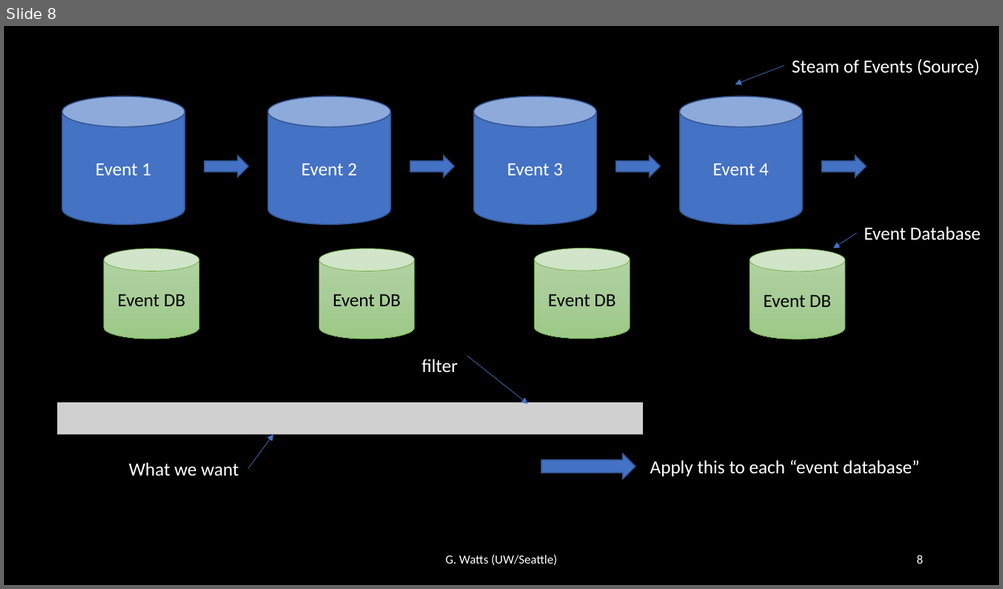
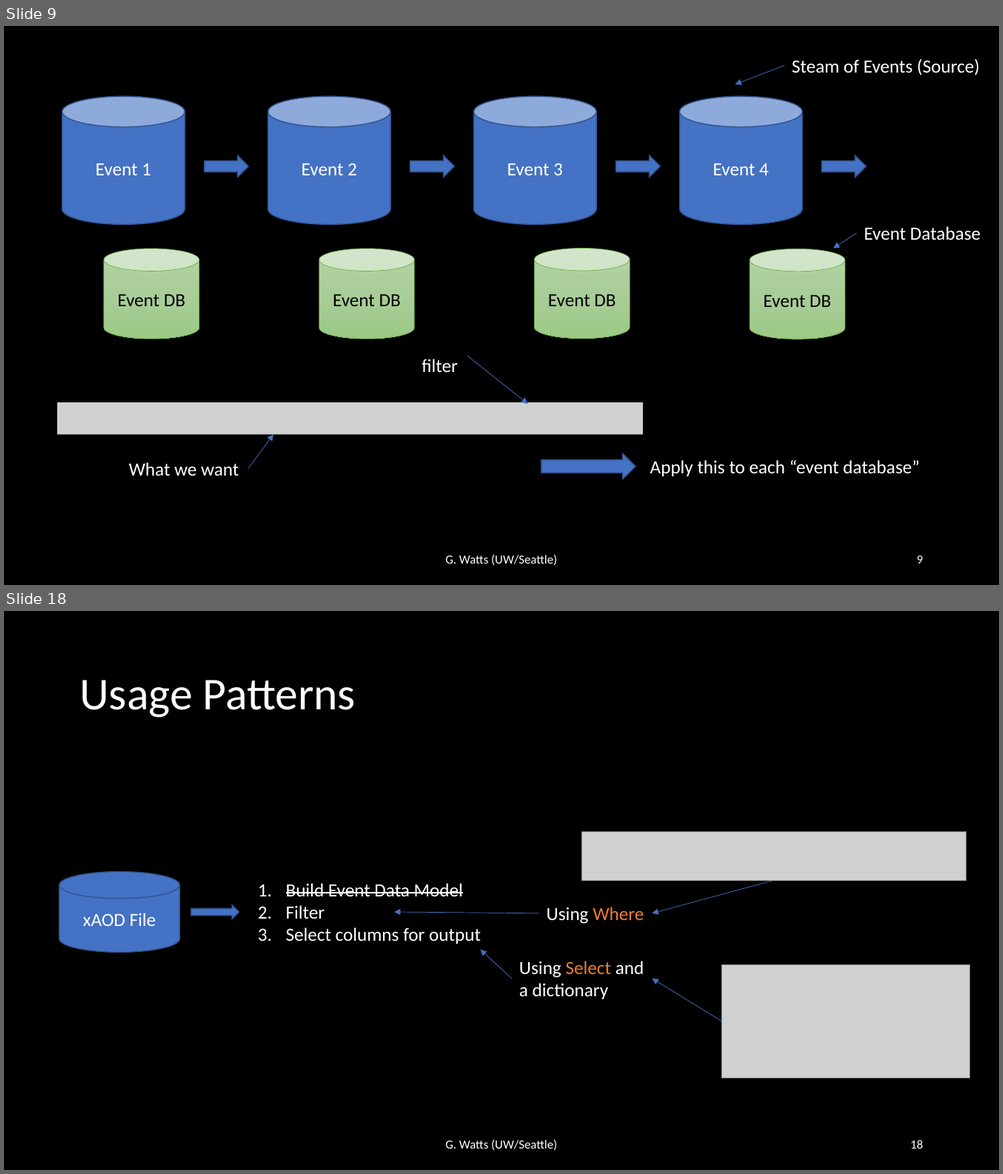
Before and after one commit to iris-hep/agc-workshop-2022-servicex, a slide deck: servicex.pptx. Shown one above the other, each under a label of ours: slide 8 before the commit, slides 9 and 18 after it; the slides between them are not shown. The pictures are 1003x589 and 1003x1174 pixels, drawn with LibreOffice and Linux fonts; fonts in the diff are those of the drawing; grey boxes stand for pictures. Boxes give left, top, right and bottom in pixels: in the first picture for what was removed or moved away, otherwise in the second. Text is boxed around its words. In the diff, an @@ line names an element or a change of style, - is before the commit and + after.

```diff
--- a/servicex.pptx
+++ b/servicex.pptx
@@ slide 18 added at (4,611,999,1170), background #000000 @@
@@ title added at (79,680,356,718), 44 pt, text #FFFFFF @@
+Usage Patterns
@@ picture added at (582,832,966,880) @@
@@ cylinder added at (60,872,179,953), fill #4472C4, outline #325491 1 pt, 18 pt, text #FFFFFF @@
+xAOD File
@@ text added at (286,883,481,944), 18 pt, text #FFFFFF @@
+1. Build Event Data Model
+2. Filter
+3. Select columns for output
@@ arrow added from (774, 880) to (652, 914), #4472C4 0.5 pt @@
@@ right arrow added at (191,906,239,919), fill #4472C4, outline #325491 1 pt @@
@@ arrow added from (539, 914) to (394, 912), #4472C4 0.5 pt @@
@@ text added at (546,907,643,924), 18 pt, text #FFFFFF @@
+Using Where
@@ arrow added from (512, 979) to (480, 950), #4472C4 0.5 pt @@
@@ text added at (519,961,644,999), 18 pt, text #FFFFFF @@
+Using Select and a dictionary
@@ picture added at (722,965,970,1078) @@
@@ arrow added from (722, 1022) to (652, 979), #4472C4 0.5 pt @@
@@ text added at (445,1140,557,1150), 12 pt, text #FFFFFF @@
+G. Watts (UW/Seattle)
@@ page number added at (910,1140,922,1149), 12 pt, text #FFFFFF @@
+18
@@ what was slide 8 is now slide 9 @@
@@ page number at (916,556,922,564): text changed @@
-8
+9
```
Also in this commit, not shown: 1 slide changed, 9 other slides added, 4 other files.
